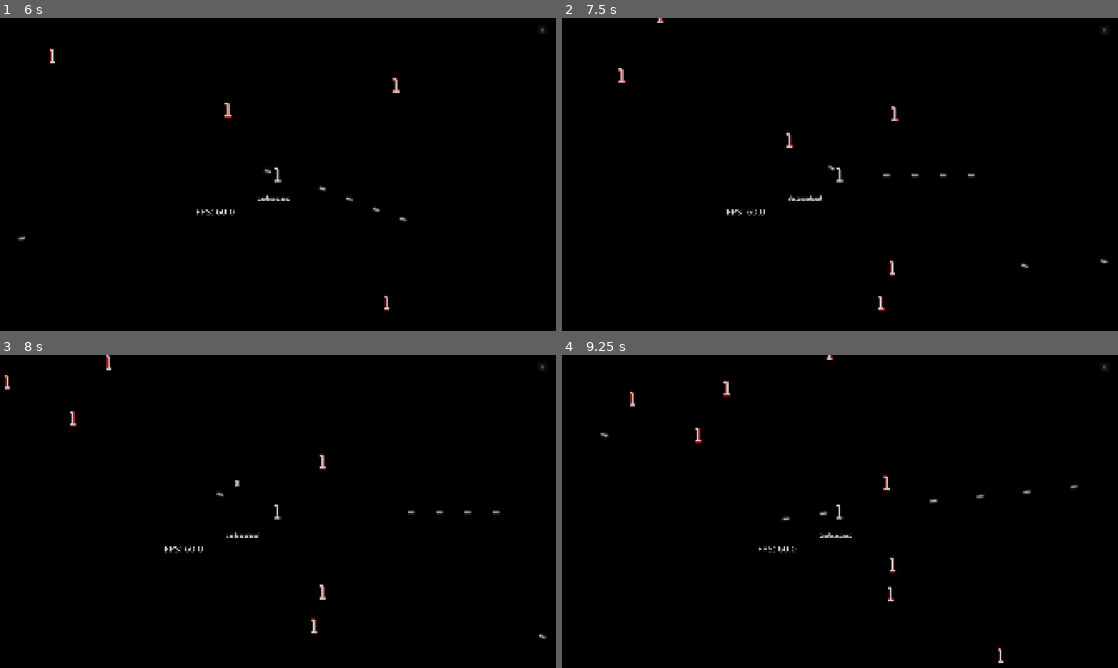
Above: before the commit, frames 1-4 (two rows, left to right).
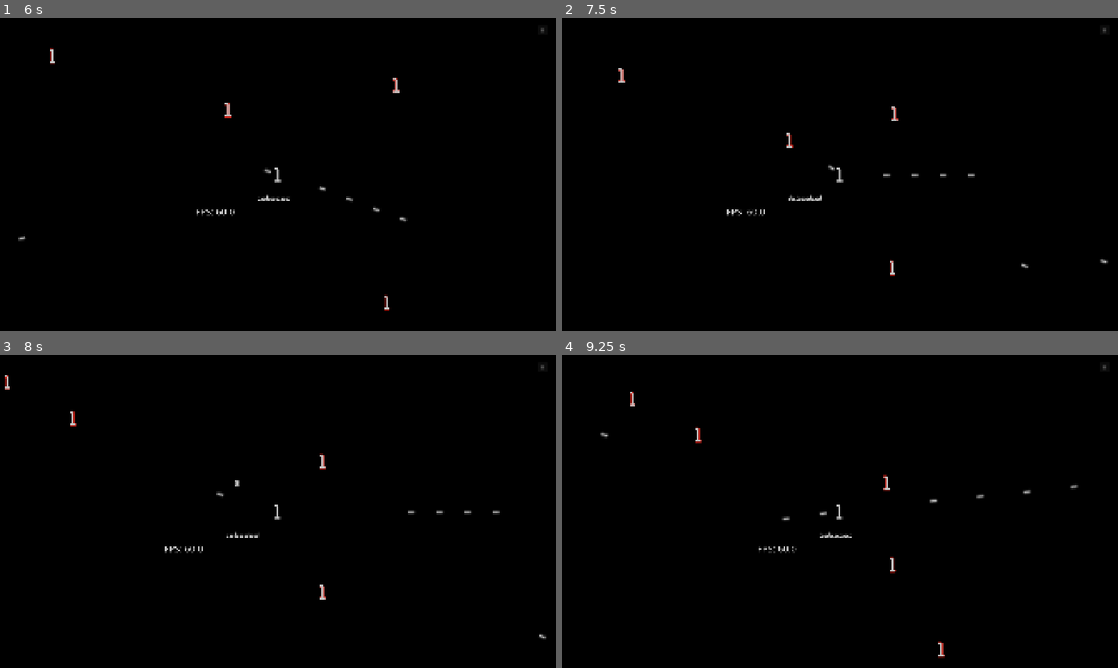
Above: after the commit, the same moments.

Repository: emon22830/KL20
Game: Godot game, scene res://src/main/main.tscn
The game is run twice, just before and just after one commit, with the same random seed, the same clock (stepped at 60 frames per second) and the same inputs. The engine's default icon, where the game draws it, is replaced by a stand-in: a white triangle on a blue panel in a dark square.
Inputs (mouse positions are in pixels of both pictures, inside the frame that each line leads up to):
- Up to frame 1 (6 s): click "II" at 0.5 s; click (278, 121) at 1.25 s; tap Enter (ui_accept) at 2, 2.27, 5.27 s; move the mouse to (400, 158) at 2.02 s; press the mouse at (400, 158) at 2.03 s; hold D (move_right) 2.03-2.75 s; release the mouse at (400, 158) at 2.75 s; drag from (166, 190) to (283, 174) at 2.77 s; move the mouse to (333, 105) at 3.52 s; press the mouse at (333, 105) at 3.53 s; hold A (move_left) 3.53-4.25 s; release the mouse at (333, 105) at 4.25 s; drag from (250, 237) to (116, 212) at 4.27 s; move the mouse to (444, 221) at 5.02 s; press the mouse at (444, 221) at 5.03 s; hold D (move_right) 5.03-5.75 s; release the mouse at (444, 221) at 5.75 s; drag from (111, 127) to (366, 208) at 5.77 s
- Up to frame 2 (7.5 s): move the mouse to (867, 174) at 6.52 s; press the mouse at (867, 174) at 6.53 s; hold D (move_right) 6.53-7.25 s; release the mouse at (867, 174) at 7.25 s; drag from (756, 96) to (589, 115) at 7.27 s
- Up to frame 3 (8 s): no input
- Up to frame 4 (9.25 s): move the mouse to (962, 495) at 8.02 s; press the mouse at (962, 495) at 8.03 s; hold A (move_left) 8.03-8.75 s; tap Enter (ui_accept) at 8.27 s; release the mouse at (962, 495) at 8.75 s; drag from (728, 527) to (845, 511) at 8.77 s

Frame 1 is identical in both runs. In frame 2, less than 0.1% of the frame differs, in the area x 17-59%, y 0-94%; in frame 3, less than 0.1%; in frame 4, 0.2%, in the area x 29-80%, y 0-99%.

Commit message:
enemy spawn limit set

Diff:
--- a/src/enemy/enemy.gd
+++ b/src/enemy/enemy.gd
@@ -43,6 +43,7 @@
 	orb.position = global_position
 	orb.xp_value = max_hp
 	get_tree().current_scene.add_child.call_deferred(orb)
+	GameManager.enemy_list.erase(self)
 
 	queue_free()
 
--- a/src/enemy/enemy_spawner.gd
+++ b/src/enemy/enemy_spawner.gd
@@ -20,6 +20,7 @@
 
 func _ready() -> void:
 	GameManager.enemy_spawner = self
+	enemy_max_set()
 
 	current_min_hp = start_min_hp
 	current_max_hp = start_max_hp
@@ -30,17 +31,17 @@
 	spawn_timer.timeout.connect(_on_spawn_timer_timeout)
 	add_child(spawn_timer)
 
-	spawn_next_enemy()
+	spawn(get_random_hp())
 
+func enemy_max_set() -> void:
+	if nearest_po2(current_min_hp) <= 0:
+		GameManager.enemy_max_count = 5
+		return
+
+	GameManager.enemy_max_count = log(nearest_po2(current_min_hp)) + 5
 
 func _on_spawn_timer_timeout() -> void:
-	spawn_next_enemy()
-
-
-func spawn_next_enemy() -> void:
 	spawn(get_random_hp())
-	#spawn(1)
-	#grow_hp_range()
 
 
 func get_random_hp() -> int:
@@ -50,19 +51,26 @@
 func grow_hp_range() -> void:
 	current_max_hp = ceili(current_max_hp * hp_growth_multiplier)
 	current_min_hp = ceili(current_max_hp / hp_growth_multiplier / 2)
-	print(current_max_hp)
-	print(current_min_hp)
+	enemy_max_set()
 
 
 
 func spawn(hp: int = 0) -> void:
+	#print("spawning")
+
 	if not is_instance_valid(GameManager.player):
+		return
+
+	if GameManager.enemy_list.size() >= GameManager.enemy_max_count:
+		#print(GameManager.enemy_list.size())
+		#print(GameManager.enemy_max_count)
 		return
 
 	var enemy_node = enemy_scene.instantiate()
 	enemy_node.position = random_spawn_position()
 	enemy_node.hp = hp
 	get_tree().current_scene.add_child.call_deferred(enemy_node)
+	GameManager.enemy_list.append(enemy_node)
 
 
 func random_spawn_position() -> Vector2:
--- a/src/global/GameManager.gd
+++ b/src/global/GameManager.gd
@@ -3,3 +3,5 @@
 @onready var player : Node2D
 const INTMAX64 : int = 9223372036854775807
 @onready var enemy_spawner : Node2D
+var enemy_max_count : int
+var enemy_list : Array[Node2D]
